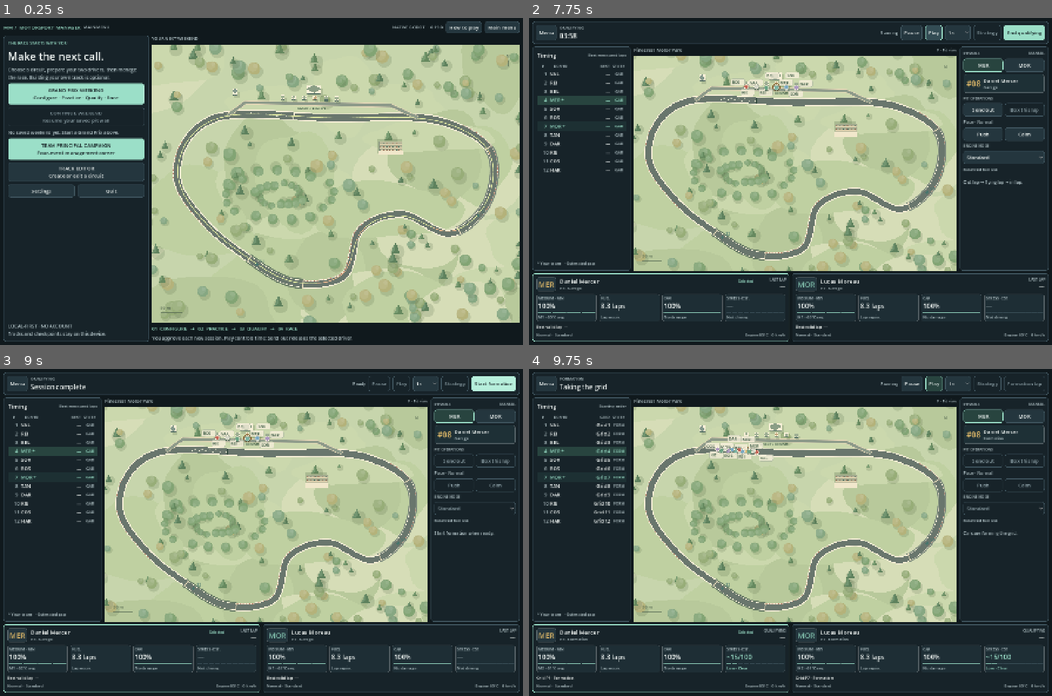
Above: before the commit, frames 1-4 (two rows, left to right).
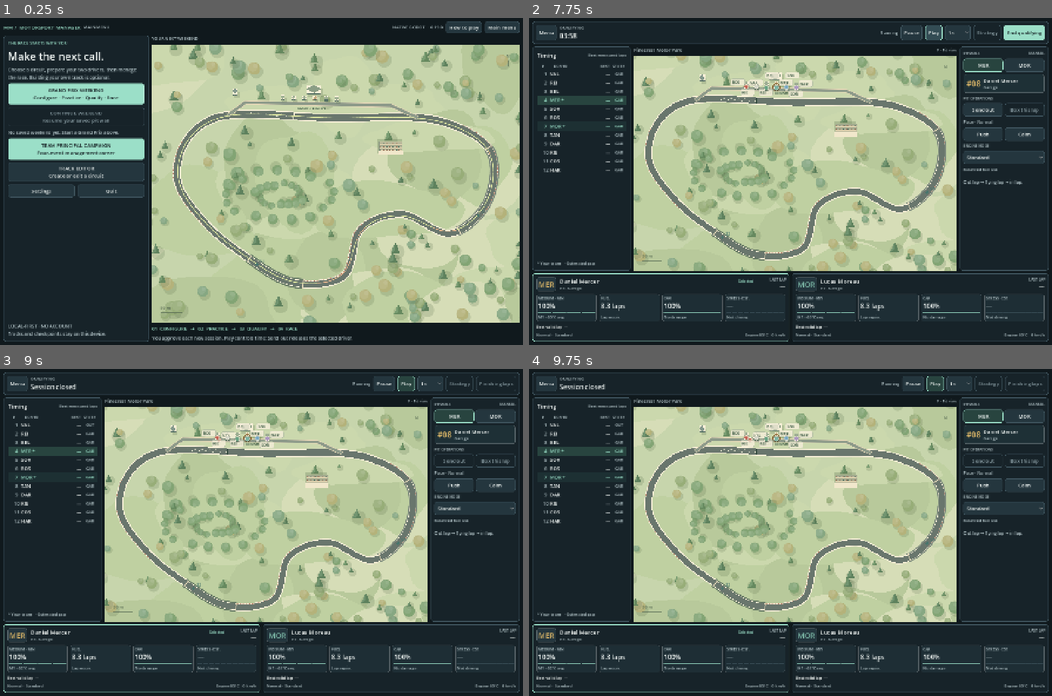
Above: after the commit, the same moments.

Repository: Luis85/motorsport-manager
Game: Godot game, scene res://scenes/main.tscn
Same seed, same stepped clock (60 frames per second), same inputs: the game is played once before the commit and once after it.
Inputs (mouse positions are in pixels of both pictures, inside the frame that each line leads up to):
- Up to frame 1 (0.25 s): no input
- Up to frame 2 (7.75 s): click "TEAM PRINCIPAL CAMPAIGN Four-…" at 0.5 s; click "Start next event" at 1.25 s; click "Start practice" at 2 s; click "Play" at 2.75 s; click "Play" at 3.5 s; click "1×" at 4.25 s; click "End practice" at 5 s; click "Start qualifying" at 5.75 s; click "Play" at 6.5 s; click "Play" at 7.25 s
- Up to frame 3 (9 s): click "1×" at 8 s; click "End qualifying" at 8.75 s
- Up to frame 4 (9.75 s): click (1020, 382) at 9.5 s, where only the run before the commit has a clickable "Start formation"

Frames 1-2 are identical in both runs. In frame 3, 0.9% of the frame differs, in the area x 11-99%, y 2-51%; in frame 4, 2.2%, in the area x 1-99%, y 2-96%.
Error before the commit: unsupported format character in operator '%'. (res://scripts/domain/weekend/race_forecaster.gd:283)

Commit message:
Preserve qualifying release capability with supported margin formatting

Diff:
--- a/scripts/domain/weekend/race_forecaster.gd
+++ b/scripts/domain/weekend/race_forecaster.gd
@@ -292,7 +292,7 @@
 		),
 		"label":
 		(
-			"Estimate includes pit transit, an out-lap and %gs margin; traffic may delay release."
-			% rules.qualifying_release_margin_seconds
+			"Estimate includes pit transit, an out-lap and %ss margin; traffic may delay release."
+			% String.num(rules.qualifying_release_margin_seconds, 2)
 		)
 	}
--- a/tests/content_planning_balance_tests.gd
+++ b/tests/content_planning_balance_tests.gd
@@ -48,6 +48,7 @@
 	geometry = TrackGeometry.new(loaded.data)
 	validation()
 	baseline()
+	qualifying_release_contract()
 	practice_and_drafts()
 	forecast_inputs()
 	frozen_continuation()
@@ -125,6 +126,58 @@
 	)
 
 
+func qualifying_release_contract() -> void:
+	var sim = RaceSim.new(geometry, {"tuning_definition": tuning_record()})
+	check(sim.command("qualify"), "Release-label regression enters real qualifying")
+	var default_release = RaceForecaster.qualifying_release(sim, sim.cars[3])
+	check(
+		default_release.get("can_start_hotlap", false),
+		"Default qualifying release returns its start capability without a formatting error"
+	)
+	near(
+		default_release.get("required_seconds", -1),
+		(
+			maxf(0, geometry.pit_length - sim.cars[3].box_d) / geometry.pit_limit
+			+ 3
+			+ geometry.estimate / 0.76
+			+ 5
+		),
+		"Default qualifying release retains its transit, outlap and five-second margin"
+	)
+	check(
+		(
+			default_release.get("label", "")
+			== "Estimate includes pit transit, an out-lap and 5s margin; traffic may delay release."
+		),
+		"Supported margin formatting preserves the original default release label"
+	)
+	var record = tuning_record()
+	record.balance.procedure.qualifying_release_margin_seconds = 7.25
+	var changed = RaceSim.new(geometry, {"tuning_definition": record})
+	check(changed.command("qualify"), "Custom margin enters real qualifying")
+	var custom_release = RaceForecaster.qualifying_release(changed, changed.cars[3])
+	check(custom_release.get("can_start_hotlap", false), "Custom release retains start capability")
+	near(
+		custom_release.get("required_seconds", -1) - default_release.get("required_seconds", -1),
+		2.25,
+		"Selected margin changes the physical release-time requirement"
+	)
+	check(
+		(
+			custom_release.get("label", "")
+			== "Estimate includes pit transit, an out-lap and 7.25s margin; traffic may delay release."
+		),
+		"Supported formatting displays a fractional selected release margin"
+	)
+	changed.clock = changed.qual_duration - 1
+	check(
+		not RaceForecaster.qualifying_release(changed, changed.cars[3]).get(
+			"can_start_hotlap", true
+		),
+		"A late release still returns an explicit rejected start capability"
+	)
+
+
 func practice_and_drafts() -> void:
 	var record = tuning_record()
 	record.balance.practice.release_offset_seconds = 20
